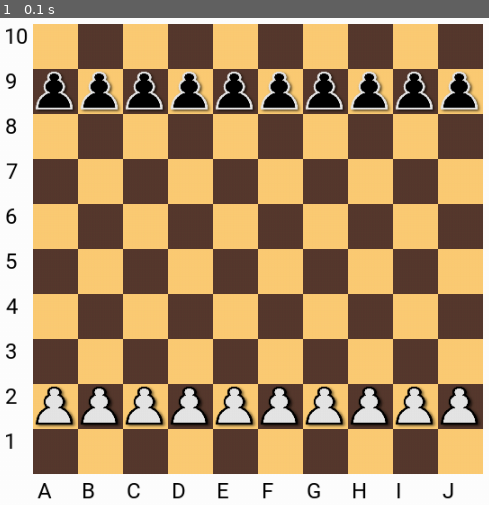
Above: before the commit, frame 1.
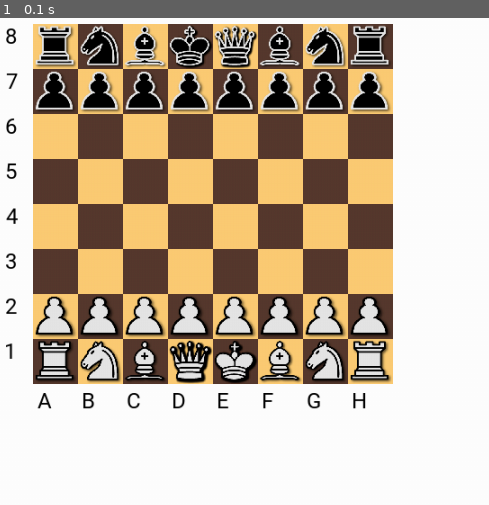
Above: after the commit, the same moment.

Repository: icebox20/wec2020
Game: pygame game, started from game/frontend.py
Two runs of this game, one before a commit and one after it. Both use one fixed random seed, a clock stepped at 60 frames per second and the inputs below.
Inputs:
- Up to frame 1 (0.1 s): no input

The runs differ from the first frame. In frame 1, 42% of the frame differs, in the area x 1-99%, y 1-99%.

Commit message:
initliaze size8 size10

Diff:
--- a/game/frontend.py
+++ b/game/frontend.py
@@ -64,13 +64,40 @@
 
 
 def init_board(screen):
+    #pawns
     for i in range(size):
         screen.blit(IMAGES['wP'], pygame.Rect(notation_to_coords(i + 1), notation_to_coords(2), 50, 50))
-        screen.blit(IMAGES['bP'], pygame.Rect(notation_to_coords(i + 1), notation_to_coords(9), 50, 50))
+        screen.blit(IMAGES['bP'], pygame.Rect(notation_to_coords(i + 1), notation_to_coords(size - 1), 50, 50))
+    #rooks
+        if i == 0 or i == size-1:
+            screen.blit(IMAGES['wR'], pygame.Rect(notation_to_coords(size - (i)), notation_to_coords(1), 50, 50))
+            screen.blit(IMAGES['bR'], pygame.Rect(notation_to_coords(size - (i)), notation_to_coords(size), 50, 50))
+    #knights
+        if i == 1 or i == size-2:
+            screen.blit(IMAGES['wN'], pygame.Rect(notation_to_coords(size - (i)), notation_to_coords(1), 50, 50))
+            screen.blit(IMAGES['bN'], pygame.Rect(notation_to_coords(size - (i)), notation_to_coords(size), 50, 50))
+    #bishops
+        if i == 2 or i == size-3:
+            screen.blit(IMAGES['wB'], pygame.Rect(notation_to_coords(size - (i)), notation_to_coords(1), 50, 50))
+            screen.blit(IMAGES['bB'], pygame.Rect(notation_to_coords(size - (i)), notation_to_coords(size), 50, 50))
+    #kingqueen
+        screen.blit(IMAGES['wK'], pygame.Rect(notation_to_coords(size - (size/2)), notation_to_coords(1), 50, 50))
+        screen.blit(IMAGES['bK'], pygame.Rect(notation_to_coords(size - (size/2) + 1), notation_to_coords(size), 50, 50))
+        screen.blit(IMAGES['wQ'], pygame.Rect(notation_to_coords(size - (size/2) + 1), notation_to_coords(1), 50, 50))
+        screen.blit(IMAGES['bQ'], pygame.Rect(notation_to_coords(size - (size/2)), notation_to_coords(size), 50, 50))
+
+    if size >= 10:
+        screen.blit(IMAGES['wN'], pygame.Rect(notation_to_coords(size - (size/2) + 2), notation_to_coords(1), 50, 50))
+        screen.blit(IMAGES['bN'], pygame.Rect(notation_to_coords(size - (size/2) + 1 + 1), notation_to_coords(size), 50, 50))
+        screen.blit(IMAGES['wN'], pygame.Rect(notation_to_coords(size - (size/2) - 1), notation_to_coords(1), 50, 50))
+        screen.blit(IMAGES['bN'], pygame.Rect(notation_to_coords(size - (size/2) - 1), notation_to_coords(size), 50, 50))
+
+
+
     return
 
 
-size = 10
+size = 8
 running = True
 load_images()
 
